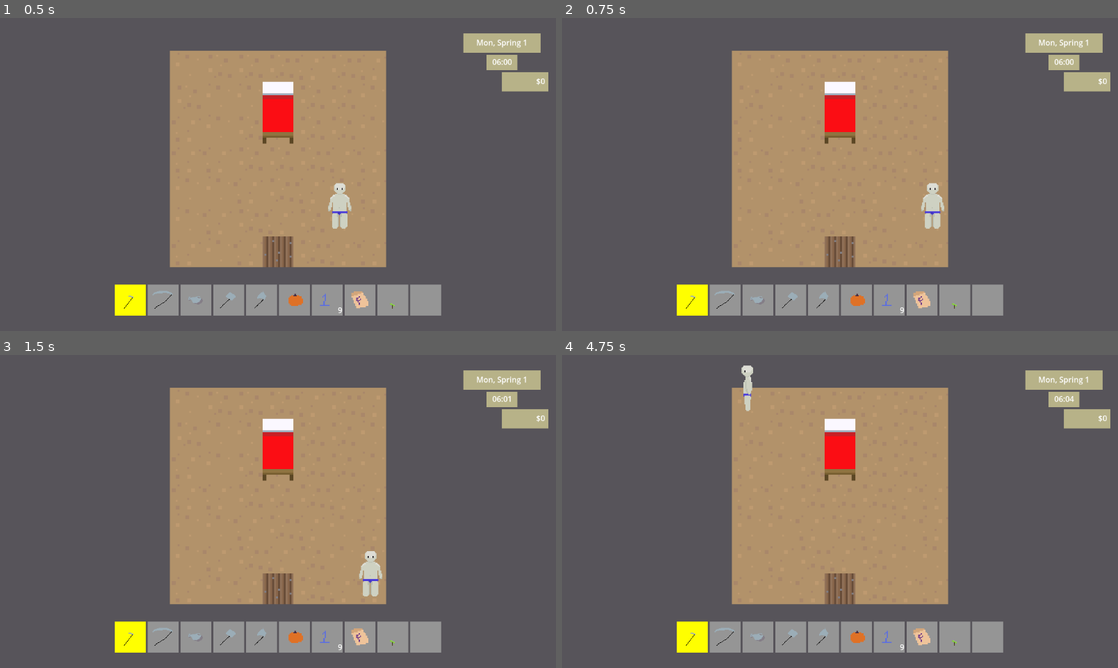
Above: before the commit, frames 1-4 (two rows, left to right).
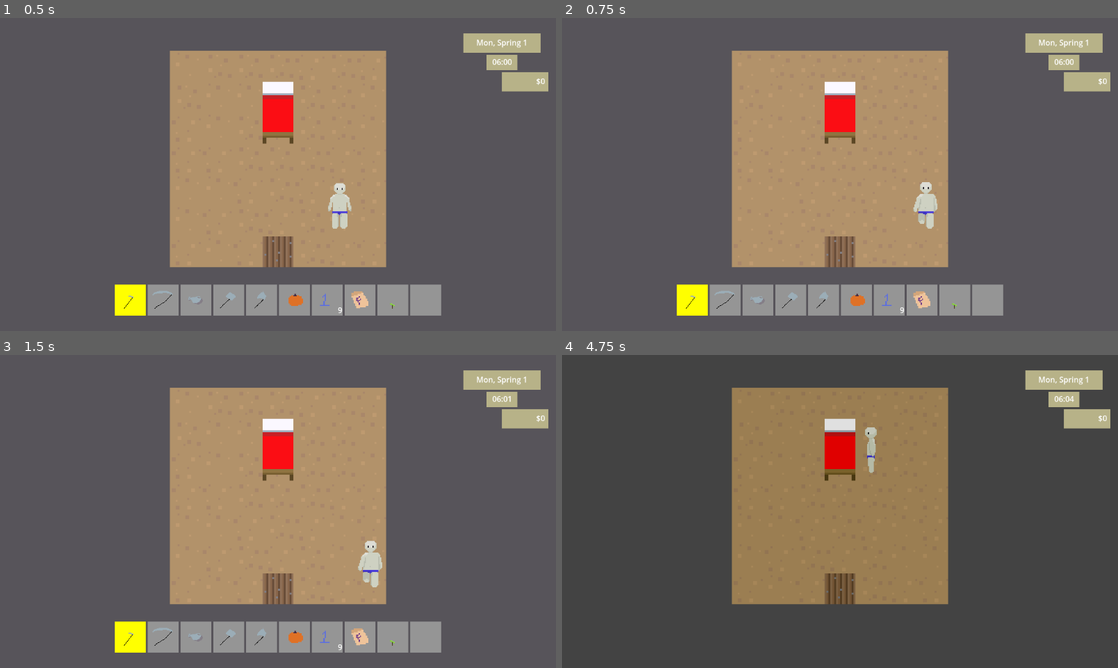
Above: after the commit, the same moments.

Repository: ellis-matthew4/farming-game-framework
Game: Godot game, scene res://scenes/map.tscn
Two runs of this game, one before a commit and one after it. Both use one fixed random seed, a clock stepped at 60 frames per second and the inputs below.
Inputs (mouse positions are in pixels of both pictures, inside the frame that each line leads up to):
- Up to frame 1 (0.5 s): no input
- Up to frame 2 (0.75 s): tap Enter at 0.5 s; move the mouse to (689, 299) at 0.52 s; hold D (move_right) from 0.53 s (still down); hold Shift (ux_modify) from 0.53 s (still down); click (689, 299) at 0.67 s
- Up to frame 3 (1.5 s): tap Space at 1.25 s; move the mouse to (161, 636) at 1.27 s; release D (move_right) at 1.28 s; release Shift (ux_modify) at 1.28 s; hold S (move_down) from 1.28 s (still down); click (161, 636) at 1.35 s
- Up to frame 4 (4.75 s): tap Shift (ux_modify) at 1.55, 3.05, 4.55 s; tap Enter at 2 s; move the mouse to (756, 636) at 2.02 s; release S (move_down) at 2.03 s; hold D (move_right) 2.03-2.78 s; hold Shift (ux_modify) 2.03-2.78 s; click (756, 636) at 2.17 s; tap Space at 2.75 s; move the mouse to (789, 636) at 2.77 s; hold W (move_up) 2.78-3.53 s; tap Mouse wheel down (ux_mwd) at 2.85 s; click (789, 636) at 2.92 s; move the mouse to (823, 636) at 3.52 s; hold Shift (ux_modify) 3.53-4.28 s; hold A (move_left) from 3.53 s (still down); tap Mouse wheel up (ux_mwu) at 3.6 s; click (823, 636) at 3.67 s; move the mouse to (856, 636) at 4.27 s; tap Ctrl at 4.35 s; click (856, 636) at 4.42 s

Frame 1 is identical in both runs. In frame 2, 0.4% of the frame differs, in the area x 63-69%, y 52-68%; in frame 3, 0.3%; in frame 4, 6.9%, in the area x 20-80%, y 3-96%.

Commit message:
Update to 4.2.2 and start movement refactor

Diff:
--- a/src/project.godot
+++ b/src/project.godot
@@ -12,7 +12,7 @@
 
 config/name="FGF"
 run/main_scene="res://scenes/map.tscn"
-config/features=PackedStringArray("4.0", "Forward Plus")
+config/features=PackedStringArray("4.2", "Forward Plus")
 config/icon="res://icon.svg"
 
 [autoload]
@@ -73,12 +73,12 @@
 }
 ux_mwu={
 "deadzone": 0.5,
-"events": [Object(InputEventMouseButton,"resource_local_to_s …(211 unchanged characters)… 119, 53),"factor":1.0,"button_index":4,"pressed":true,"double_click":false,"script":null)
+"events": [Object(InputEventMouseButton,"resource_local_to_s …(211 unchanged characters)… 119, 53),"factor":1.0,"button_index":4,"canceled":false,"pressed":true,"double_click":false,"script":null)
 ]
 }
 ux_mwd={
 "deadzone": 0.5,
-"events": [Object(InputEventMouseButton,"resource_local_to_s …(209 unchanged characters)… (73, 52),"factor":1.0,"button_index":5,"pressed":true,"double_click":false,"script":null)
+"events": [Object(InputEventMouseButton,"resource_local_to_s …(209 unchanged characters)… (73, 52),"factor":1.0,"button_index":5,"canceled":false,"pressed":true,"double_click":false,"script":null)
 ]
 }
 move_left={
@@ -108,14 +108,14 @@
 player_interact={
 "deadzone": 0.5,
 "events": [Object(InputEventJoypadButton,"resource_local_to_scene":false,"resource_name":"","device":-1,"button_index":0,"pressure":0.0,"pressed":true,"script":null)
-, Object(InputEventMouseButton,"resource_local_to_scene":fal …(196 unchanged characters)… r2(0, 0),"factor":1.0,"button_index":1,"pressed":false,"double_click":false,"script":null)
+, Object(InputEventMouseButton,"resource_local_to_scene":fal …(196 unchanged characters)… r2(0, 0),"factor":1.0,"button_index":1,"canceled":false,"pressed":false,"double_click":false,"script":null)
 , Object(InputEventKey,"resource_local_to_scene":false,"resource_name":"","device":-1,"window_id":0,"alt_pressed":false,"shift_pressed":false,"ctrl_pressed":false,"meta_pressed":false,"pressed":false,"keycode":0,"physical_keycode":69,"key_label":0,"unicode":101,"echo":false,"script":null)
 ]
 }
 player_cancel={
 "deadzone": 0.5,
 "events": [Object(InputEventJoypadButton,"resource_local_to_scene":false,"resource_name":"","device":-1,"button_index":1,"pressure":0.0,"pressed":true,"script":null)
-, Object(InputEventMouseButton,"resource_local_to_scene":fal …(196 unchanged characters)… r2(0, 0),"factor":1.0,"button_index":2,"pressed":false,"double_click":false,"script":null)
+, Object(InputEventMouseButton,"resource_local_to_scene":fal …(196 unchanged characters)… r2(0, 0),"factor":1.0,"button_index":2,"canceled":false,"pressed":false,"double_click":false,"script":null)
 ]
 }
 ux_left={
@@ -171,7 +171,7 @@
 }
 ux_left_click={
 "deadzone": 0.5,
-"events": [Object(InputEventMouseButton,"resource_local_to_s …(211 unchanged characters)… 105, 54),"factor":1.0,"button_index":1,"pressed":true,"double_click":false,"script":null)
+"events": [Object(InputEventMouseButton,"resource_local_to_s …(211 unchanged characters)… 105, 54),"factor":1.0,"button_index":1,"canceled":false,"pressed":true,"double_click":false,"script":null)
 ]
 }
 debug_talk={
--- a/src/scripts/NPC.gd
+++ b/src/scripts/NPC.gd
@@ -13,8 +13,6 @@
 enum DIRS { DOWN, UP, LEFT, RIGHT, NONE }
 var facing = DIRS.DOWN
 
-var snap = Globals.MAP_GRID_SIZE
-var snap_point: Vector2
 var moving: bool
 var in_dialog = false
 
@@ -24,8 +22,6 @@
 var bounds
 # target represents the next space on the grid to move to
 var target
-# destination represents the actual coordinates the npc is traveling to
-var destination: Vector2
 
 var travel_stack = []
 var schedule = {}
--- /dev/null
+++ b/src/scripts/actor.gd
@@ -0,0 +1,107 @@
+extends CharacterBody2D
+
+class_name Actor
+
+@onready var origin = global_position
+@export var speed_mod = 16
+
+enum states {IDLE, MOVING, NEXT, FINISHED, WANDERING}
+var state = states.IDLE:
+  set(new):
+    previous_state = state
+    state = new
+    emit_signal('state_change', new)
+
+var previous_state
+
+enum DIRS { DOWN, UP, LEFT, RIGHT, NONE }
+var facing = DIRS.DOWN
+
+# target represents the next space on the grid to move to
+var target
+var travel_stack = []
+
+signal state_change(state)
+
+func _physics_process(delta):
+  match(state):
+    states.IDLE:
+      velocity = Vector2(0,0)
+      if not travel_stack.is_empty():
+        navigate_to_point(travel_stack.pop_front())
+        state = states.MOVING
+    states.MOVING:
+      if _distance_to_target() <= 4:
+        global_position = target
+        velocity = Vector2(0,0)
+        state = states.NEXT
+      else:
+        velocity = target_vec() * Globals.WALK_SPEED * speed_mod * delta
+    states.NEXT:
+      if travel_stack.is_empty():
+        state = states.FINISHED
+      else:
+        navigate_to_point(travel_stack.pop_front())
+        state = states.MOVING
+    states.FINISHED:
+      state = states.IDLE
+
+  # Try to move based on velocity
+  # The constant here should be as small as possible to prevent jitter.
+  var test_vector = velocity.normalized() * 1
+  if test_move(transform, test_vector):
+    _force_realign()
+  else:
+    move_and_slide()
+
+func _distance_to_target():
+  return global_position.distance_to(target)
+
+func _force_realign():
+  state = states.IDLE
+  global_position = Vector2(
+    snappedi(global_position.x, Globals.MAP_GRID_SIZE),
+    snappedi(global_position.y, Globals.MAP_GRID_SIZE)
+  )
+
+func navigate_to_point(point):
+  if point == null:
+    state = states.IDLE
+    return
+  var method = point.z
+  var point2d = Vector2(point.x, point.y)
+  if method == 1:
+    target = point2d
+    global_position = point2d
+  elif method == 0:
+    var new_direction = (point2d - global_position).normalized()
+    handle_turn(new_direction)
+    target = point2d
+  elif method == 2:
+    handle_turn((point2d))
+
+func handle_turn(new_direction):
+  if new_direction.x < 0:
+    turn_anim(DIRS.LEFT)
+  elif new_direction.x > 0:
+    turn_anim(DIRS.RIGHT)
+  elif new_direction.y > 0:
+    turn_anim(DIRS.DOWN)
+  elif new_direction.y < 0:
+    turn_anim(DIRS.UP)
+
+func turn_anim(dir):
+  facing = dir
+  $AnimatedSprite2D.flip_h = (dir == DIRS.RIGHT)
+  match(dir):
+    DIRS.DOWN:
+      $AnimatedSprite2D.play("down")
+    DIRS.UP:
+      $AnimatedSprite2D.play("up")
+    DIRS.LEFT, DIRS.RIGHT:
+      $AnimatedSprite2D.play("side")
+    _:
+      print("BAD ANIM KEY", dir)
+
+func target_vec():
+  return (target - global_position).normalized()
--- a/src/scripts/globals.gd
+++ b/src/scripts/globals.gd
@@ -23,6 +23,7 @@
 var just_entered_door = false
 var transitioning = false:
   set(value):
+    transitioning = value
     if value == false:
       emit_signal('transition_queue_clear')
 var last_event_at = 0
@@ -167,14 +168,13 @@
     remove_from_inventory(item, quantity)
 
 func npc_talk(npc_name):
-  if not menuLayer.xdl_able():
-    return
-  movement_blocked = true
-  var label = dialog_stack[npc_name].pop_front() if len(dialog_stack[npc_name]) > 1 else dialog_stack[npc_name][0]
-  menuLayer.xdl_call(label)
-  await menuLayer.xdl_done
-  movement_blocked = false
-  time_stopped = false
+  if menuLayer.xdl_able():
+    movement_blocked = true
+    var label = dialog_stack[npc_name].pop_front() if len(dialog_stack[npc_name]) > 1 else dialog_stack[npc_name][0]
+    menuLayer.xdl_call(label)
+    await menuLayer.xdl_done
+    movement_blocked = false
+    time_stopped = false
   get_tree().call_group('NPC', 'end_dialog')
 
 func npc_talk_label(label):
--- a/src/scripts/player.gd
+++ b/src/scripts/player.gd
@@ -1,38 +1,24 @@
-extends CharacterBody2D
-
-enum DIRS { DOWN, UP, LEFT, RIGHT, NONE }
-var facing = DIRS.DOWN
-
-var snap = Globals.MAP_GRID_SIZE
-var snap_point
-var moving = false
+extends Actor
+
 var last_movement_accepted = DIRS.NONE
 
 @onready var dummy = Globals.find_npc('player')
 var follow_dummy = false
 
-signal turn(dir)
-signal walk
-signal reached
-
 func _ready():
+  speed_mod = 32
   Globals.player = self
   Globals.camera = get_node("Camera2D")
   if Globals.player_position != null:
     global_position = Globals.player_position
-  self.turn.connect(_turn)
-  self.walk.connect(_walk)
-  self.reached.connect(_reached)
-  emit_signal("turn", facing)
+  connect("state_change", _on_state_change)
 
 func _physics_process(delta):
   if follow_dummy:
     global_position = dummy.global_position
     return
-  if !moving:
-    $AnimatedSprite2D.frame = 0
-    $AnimatedSprite2D.stop()
   if not Globals.movement_blocked:
+    super(delta)
     var currently_held_item_id = Globals.get_held_item()[0] if Globals.get_held_item() != null else null
     var currently_held_item = ItemDatabase.get_item(currently_held_item_id)
     if Input.is_action_just_pressed("player_interact"):
@@ -55,58 +41,50 @@
     elif Input.is_action_just_pressed("ux_debug"):
       Globals.menuLayer.debug_menu()
 
-    if moving:
-      if _snapped():
-        global_position = snap_point
-        emit_signal("reached")
+    if state == states.IDLE:
+      var input = _parse_movement()
+      if input != Vector2(0,0) and travel_stack.size() == 0:
+        input *= Globals.MAP_GRID_SIZE
+        input += global_position
+        travel_stack.append(Vector3(
+          input.x,
+          input.y,
+          0 # walk
+        ))
+    elif state == states.MOVING:
+      if _distance_to_target() <= 5:
         var input = _parse_movement()
-        if input == last_movement_accepted:
-          if Input.is_action_pressed("ux_modify"):
-            snap_point = _snap(input)
-          else:
-            snap_point = _snap()
-          emit_signal("walk")
-        else:
-          velocity = Vector2(0,0)
-      else:
-        velocity = _get_snap_vector() * Globals.WALK_SPEED
-    else:
-      var input = _parse_movement()
-      if input != DIRS.NONE:
-        _handle_walk(input)
-        last_movement_accepted = input
-      else:
-        velocity = Vector2(0,0)
-
-    # The constant here should be as small as possible to prevent jitter.
-    var test_vector = velocity.normalized() * 1
-    if test_move(transform, test_vector):
-      _force_realign()
-    else:
-      move_and_slide()
+        if input != Vector2(0,0) and travel_stack.size() == 0:
+          input *= Globals.MAP_GRID_SIZE
+          input += target
+          travel_stack.append(Vector3(
+            input.x,
+            input.y,
+            0 # walk
+          ))
+
+func _on_state_change(new_state):
+  match(new_state):
+    states.IDLE:
+      $AnimatedSprite2D.stop()
+    states.MOVING:
+      pass
+    states.NEXT:
+      pass
+    states.FINISHED:
+      pass
 
 func _parse_movement():
   if Input.is_action_pressed("move_right"):
-    return DIRS.RIGHT
+    return Vector2.RIGHT
   elif Input.is_action_pressed("move_left"):
-    return DIRS.LEFT
+    return Vector2.LEFT
   elif Input.is_action_pressed("move_down"):
-    return DIRS.DOWN
+    return Vector2.DOWN
   elif Input.is_action_pressed("move_up"):
-    return DIRS.UP
-  else:
-    return DIRS.NONE
-
-func _handle_walk(input):
-  if Input.is_action_pressed("ux_modify"):
-    snap_point = _snap(input)
-    moving = true
-  else:
-    emit_signal("turn", input)
-    await get_tree().create_timer(0.05).timeout
-    snap_point = _snap()
-    if _parse_movement() == input:
-      emit_signal("walk")
+    return Vector2.UP
+  else:
+    return Vector2(0,0)
 
 func get_direction():
   match(facing):
@@ -202,59 +180,17 @@
 func _cancel():
   pass
 
-func _snapped():
-  return global_position.distance_to(snap_point) < 4
-
-func _get_snap_vector():
-  return global_position.direction_to(snap_point)
-
-func _snap(dir = null):
-  var x = int(global_position.x)
-  var y = int(global_position.y)
-  var step_x = snappedi(x, snap)
-  var step_y = snappedi(y, snap)
-  if dir == null:
-    dir = facing
-  match(dir):
-    DIRS.UP:
-      step_y = step_y if step_y < y else step_y - snap
-    DIRS.DOWN:
-      step_y = step_y if step_y > y else step_y + snap
-    DIRS.LEFT:
-      step_x = step_x if step_x < x else step_x - snap
-    DIRS.RIGHT:
-      step_x = step_x if step_x > x else step_x + snap
-  return Vector2(step_x, step_y)
-
-func _force_realign():
-  moving = false
-  var x = int(global_position.x)
-  var y = int(global_position.y)
-  var step_x = snappedi(x, snap)
-  var step_y = snappedi(y, snap)
-  return Vector2(step_x, step_y)
-
-func _turn(dir):
-  var animation_keys = {
-    DIRS.LEFT: 'side',
-    DIRS.DOWN: 'down',
-    DIRS.UP: 'up',
-    DIRS.RIGHT: 'side'
-  }
-  $AnimatedSprite2D.play(animation_keys[dir])
-  $AnimatedSprite2D.flip_h = true if dir == DIRS.RIGHT else false
-  facing = dir
-  _align_interact_pivot(facing)
-
-func _walk():
-  moving = true
-
-func _reached():
-  moving = false
-
-func _align_interact_pivot(dir):
+func turn_anim(anim):
+  if Input.is_action_pressed("ux_modify"):
+    $AnimatedSprite2D.play()
+    return
+  else:
+    super(anim)
+    _align_interact_pivot()
+
+func _align_interact_pivot():
   var n = get_node("InteractPivot")
-  match(dir):
+  match(facing):
     DIRS.DOWN:
       n.rotation_degrees = 180
     DIRS.UP:
@@ -267,6 +203,7 @@
 func _set_tool_interact_area_size(held = false):
   var t = Globals.get_held_item()
   var n = $InteractPivot/InteractionArea/CollisionShape2D
+  var snap = Globals.MAP_GRID_SIZE
   if held and t is Tool and t.level > 1:
     match(t.level):
       2:
Not shown, added: src/scenes/pla2D05.tmp
